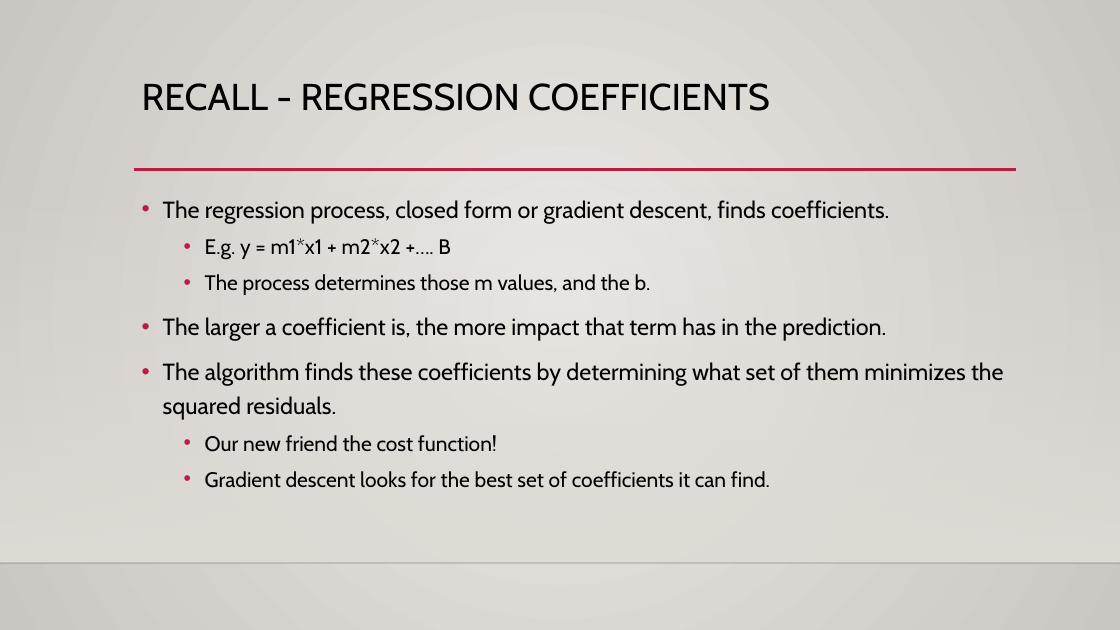
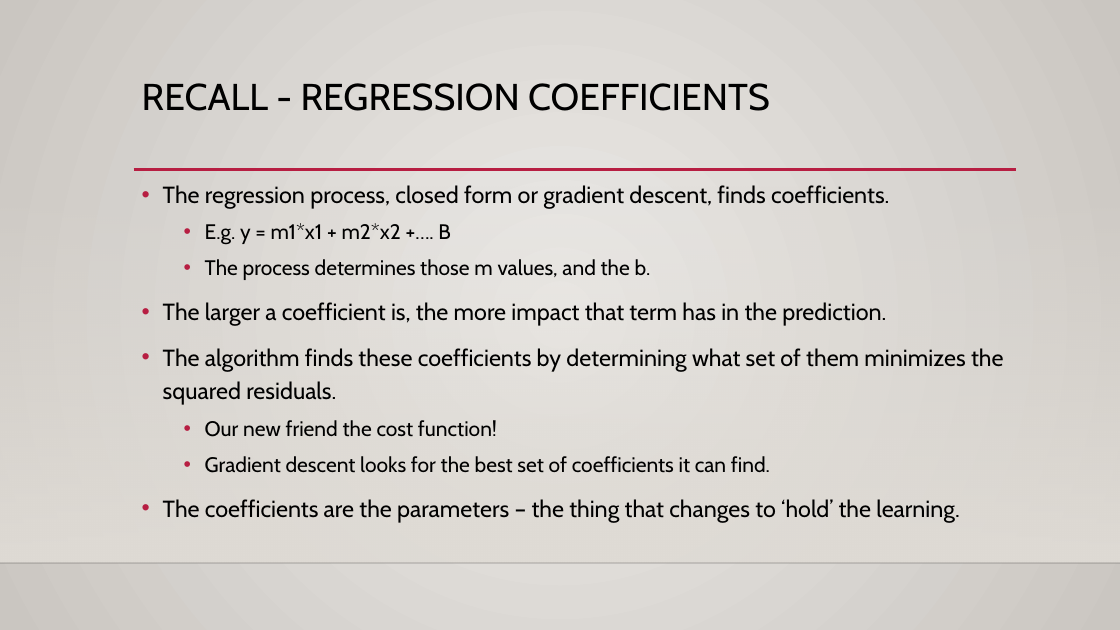
Before and after one commit to glennybarnes/Intro_to_Machine_Learning_Students, a slide deck: slide 38 of reference_content/Slides/007_Basis_and_Regularization.pptx (slide 37 before the commit). Drawn at 1120x630 pixels with LibreOffice and Linux fonts; fonts in the diff are those of the drawing; background and template pictures are left out. Boxes give left, top, right and bottom in pixels: in the first picture for what was removed or moved away, otherwise in the second. Text is boxed around its words. In the diff, an @@ line names an element or a change of style, - is before the commit and + after.

```diff
--- a/reference_content/Slides/007_Basis_and_Regularization.pptx
+++ b/reference_content/Slides/007_Basis_and_Regularization.pptx
@@ text "The regression process, closed form ...": place and size @@
-text "The regression process, closed form ..." at (163, 200, 1003, 488)
+text "The regression process, closed form ..." at (163, 185, 1003, 522)
@@ text at (163, 499, 960, 522): paragraph added @@
+• The coefficients are the parameters – the thing that changes to ‘hold’ the learning.
```
Also in this commit, not shown: 10 other slides changed, 1 slide added, 1 other file.
